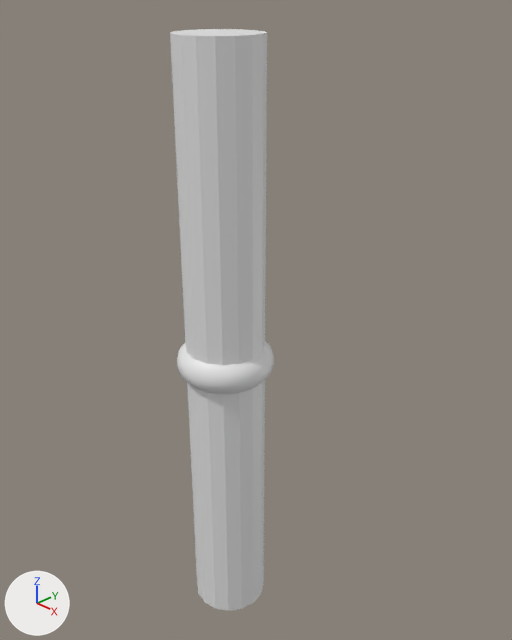
Before and after pictures for a commit that changed the Blender file BlenderGuru/Donut2.blend.
Camera for both pictures: a 50 mm camera at (1.543, -1.349, 1.138) aimed at (-0.04, 0.178, 0.071). The axes (+X, +Y, +Z) are drawn at lower left. The lights are the same throughout. The picture after the commit comes second.
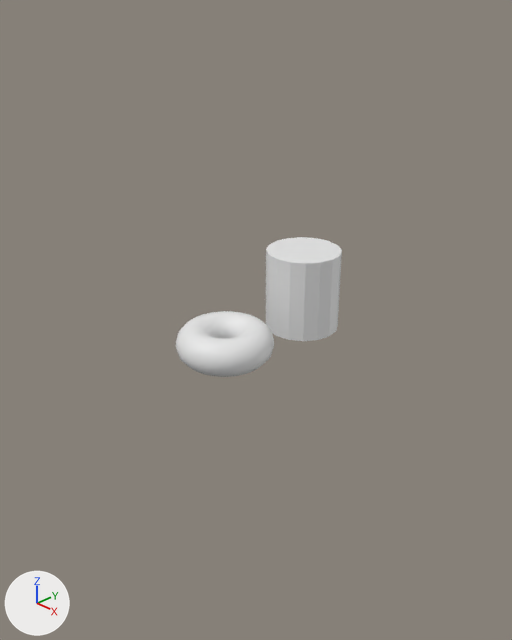
Location of each change, (x1, y1, x2, y2) in pixels of the pictures (512 x 640 px):
```json
{"object": "Cylinder", "change": "moved, rescaled", "before": [170, 29, 267, 611], "after": [266, 237, 342, 341], "on screen": "21% narrower, 82% shorter"}
{"object": "Torus", "change": "moved", "before": [177, 341, 274, 394], "after": [176, 311, 274, 377]}
```

Edits to the scene script, one JSON object a line:
```json
{"block": "me_cylinder", "where": "# used by ob_cylinder; location = (0.0, 0.0, 0.0)"}
{"op": "remove", "block": "me_cylinder", "code": "me_cylinder.from_pydata(...)  # 32 vertices, 18 faces; spans x -0.13..0.13, y -0.13..0.13, z -1.0..1.0"}
{"op": "add", "block": "me_cylinder", "code": "me_cylinder.from_pydata(...)  # 32 vertices, 18 faces; spans x -0.13..0.13, y -0.13..0.13, z -0.14..0.14"}
{"block": "me_cylinder", "change": "me_cylinder part 1: the whole mesh is scaled about its middle by (1, 1, 0.143)"}
{"op": "set", "path": "ob_torus.location", "old": "(0.0, 0.0, 0.0)", "new": "(0.0, 0.0, 0.063)"}
{"op": "set", "path": "ob_cylinder.location", "old": "(0.0, 0.0, 0.0)", "new": "(0.0, 0.368, 0.146)"}
```
